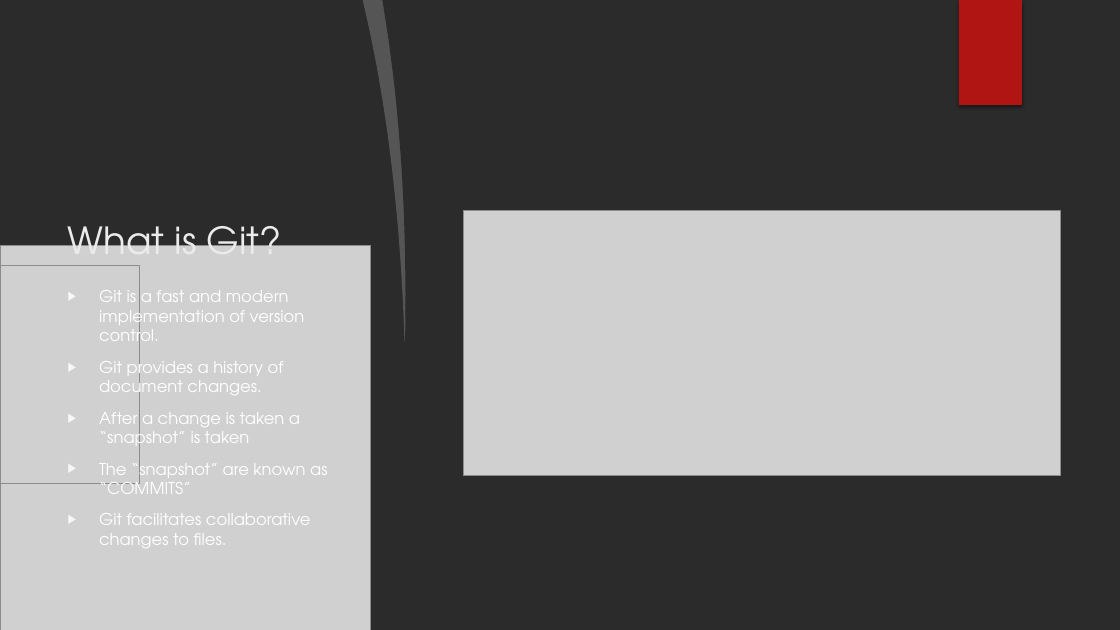
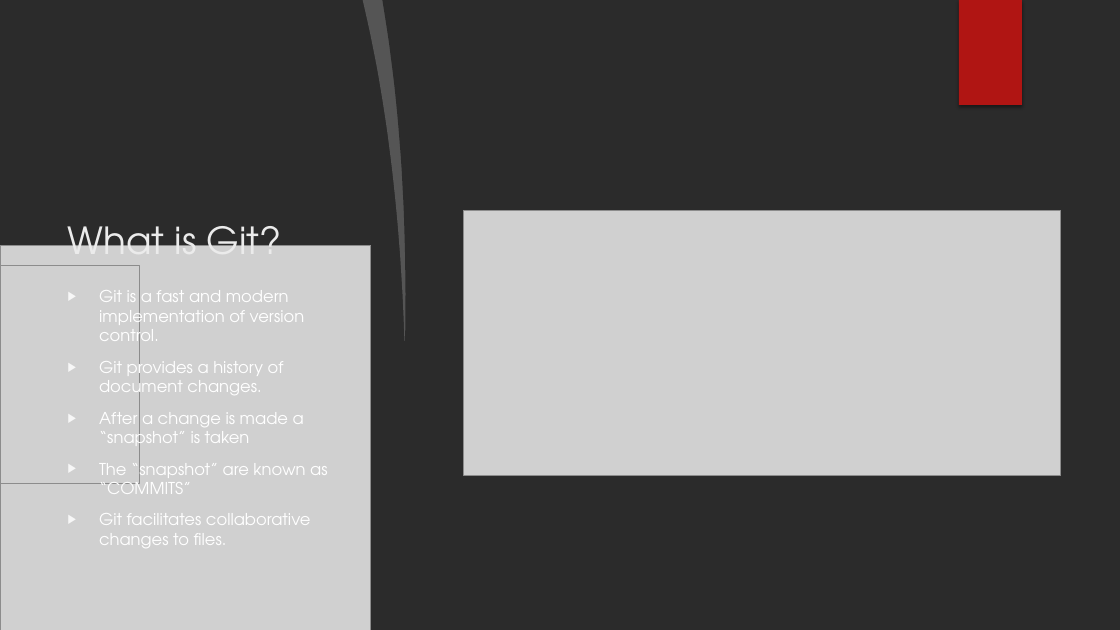
Before and after one commit to vmmunoz4/CS319-FinalProject, a slide deck: slide 4 of Git_Presentation.pptx. Drawn at 1120x630 pixels with LibreOffice and Linux fonts; fonts in the diff are those of the drawing; grey boxes stand for pictures; background and template pictures are left out; a plain dark background stands for a picture behind light text. Boxes give left, top, right and bottom in pixels: in the first picture for what was removed or moved away, otherwise in the second. Text is boxed around its words. In the diff, an @@ line names an element or a change of style, - is before the commit and + after.

Commit message:
Added slides explaining what is version control with images

```diff
--- a/Git_Presentation.pptx
+++ b/Git_Presentation.pptx
@@ text at (99, 412, 304, 452): text changed @@
-▶ After a change is taken a “snapshot” is taken
+▶ After a change is made a “snapshot” is taken
```
Also in this commit, not shown: 3 slides added, 1 other file.
